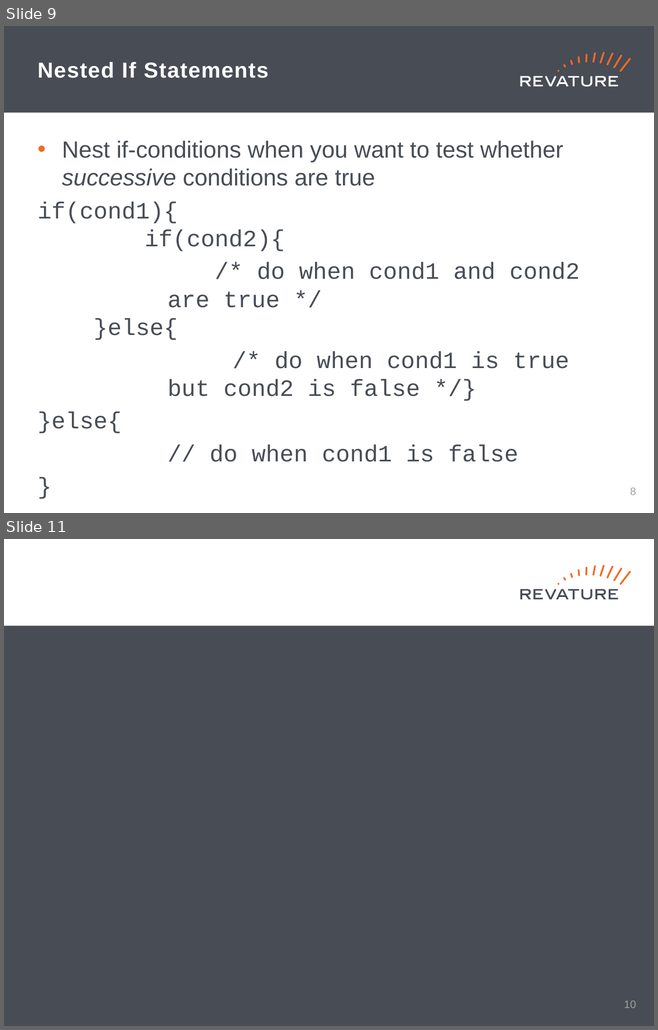
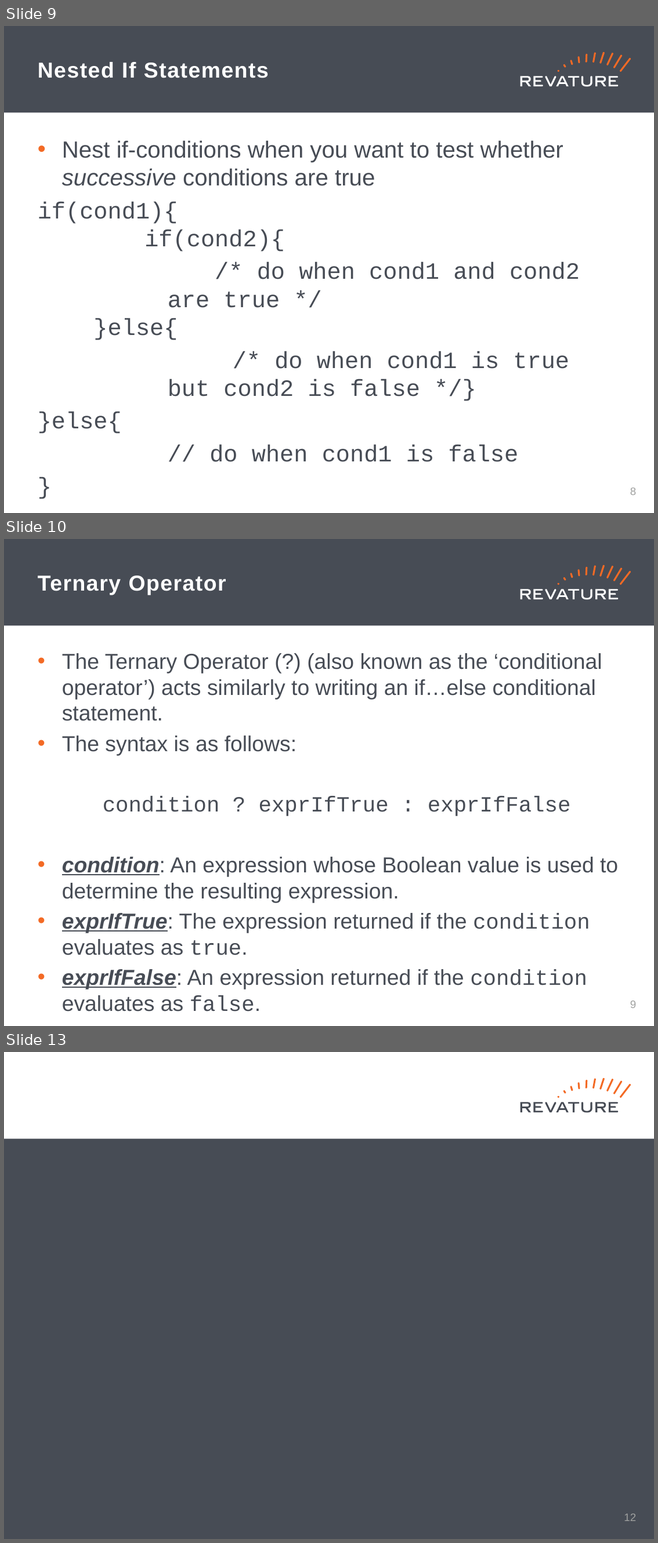
Before and after one commit to jhigherevature/8302021_RAP, a slide deck: powerpoints/Day_3.pptx. Shown one above the other, each under a label of ours: slides 9 and 11 before the commit, slides 9, 10 and 13 after it; the slides between them are not shown. The pictures are 658x1030 and 658x1543 pixels, drawn with LibreOffice and Linux fonts; fonts in the diff are those of the drawing. Boxes give left, top, right and bottom in pixels: in the first picture for what was removed or moved away, otherwise in the second. Text is boxed around its words. In the diff, an @@ line names an element or a change of style, - is before the commit and + after.

```diff
--- a/powerpoints/Day_3.pptx
+++ b/powerpoints/Day_3.pptx
@@ slide 10 added at (4,539,654,1026), background #FFFFFF; not listed: 19 template elements that a slide beside it also shows @@
@@ title added at (38,576,226,595), 24 pt, text #FFFFFF, bold @@
+Ternary Operator
@@ text added at (62,653,618,1012), 24 pt, text #474C55 @@
+• The Ternary Operator (?) (also known as the ‘conditional operator’) acts similarly to writing an if…else conditional statement.
+• The syntax is as follows:
+condition ? exprIfTrue : exprIfFalse
+• condition: An expression whose Boolean value is used to determine the resulting expression.
+• exprIfTrue: The expression returned if the condition evaluates as true.
+• exprIfFalse: An expression returned if the condition evaluates as false.
@@ page number added at (630,1001,636,1008), 12 pt, text #A0A1A0 @@
+9
@@ what was slide 11 is now slide 13 @@
@@ page number at (623,1514,636,1521): text changed @@
-10
+12
```
Also in this commit, not shown: 2 slides changed, 1 other slide added, 2 other files.
